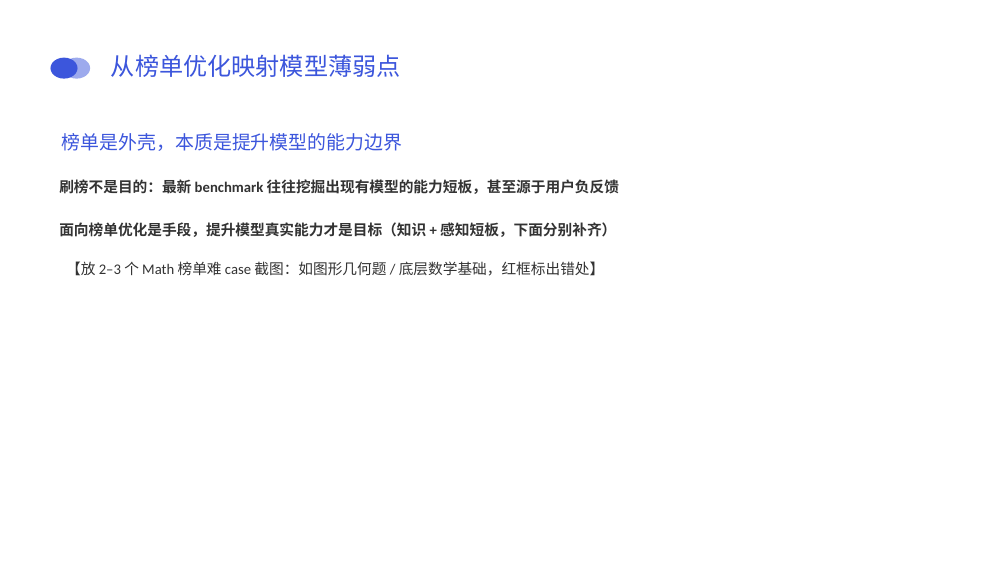
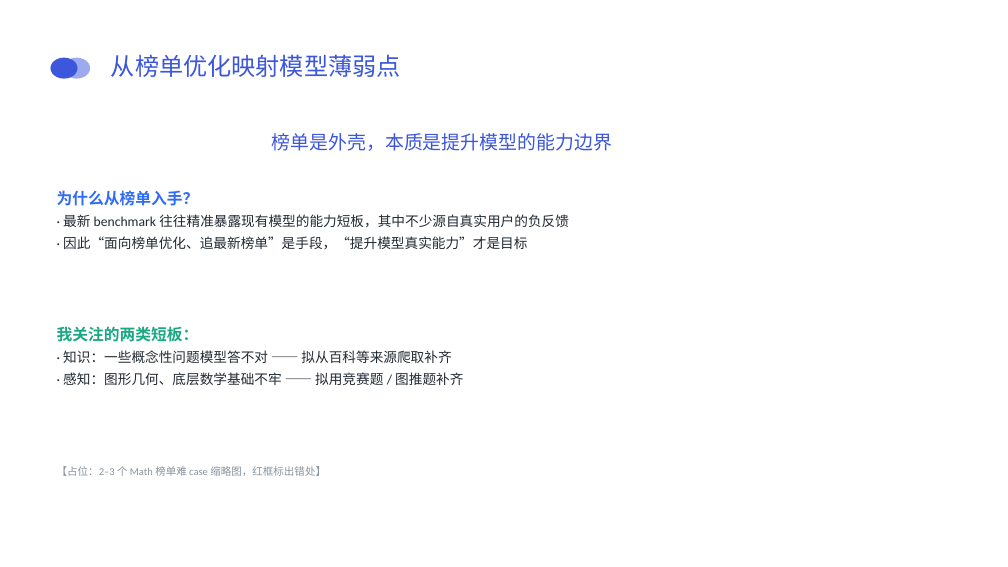
Before and after one commit to cocoastar/Anything, a slide deck: slide 5 of 答辩.pptx. Drawn at 1008x567 pixels with LibreOffice and Linux fonts; fonts in the diff are those of the drawing; background and template pictures are left out. Boxes give left, top, right and bottom in pixels: in the first picture for what was removed or moved away, otherwise in the second. Text is boxed around its words. In the diff, an @@ line names an element or a change of style, - is before the commit and + after.

```diff
--- a/答辩.pptx
+++ b/答辩.pptx
@@ text "榜单是外壳，本质是提升模型的能力边界" moved from (x1=62, y1=133, x2=402, y2=151) to (x1=272, y1=133, x2=612, y2=151) @@
@@ text removed at (x1=59, y1=179, x2=619, y2=194) @@
-刷榜不是目的：最新 benchmark 往往挖掘出现有模型的能力短板，甚至源于用户负反馈
@@ text added at (x1=57, y1=190, x2=569, y2=249), 26 pt, text #222A33 @@
+为什么从榜单入手？
+· 最新 benchmark 往往精准暴露现有模型的能力短板，其中不少源自真实用户的负反馈
+· 因此“面向榜单优化、追最新榜单”是手段，“提升模型真实能力”才是目标
@@ text removed at (x1=59, y1=222, x2=616, y2=237) @@
-面向榜单优化是手段，提升模型真实能力才是目标（知识 + 感知短板，下面分别补齐）
@@ text added at (x1=57, y1=326, x2=463, y2=385), 26 pt, text #222A33 @@
+我关注的两类短板：
+· 知识：一些概念性问题模型答不对 —— 拟从百科等来源爬取补齐
+· 感知：图形几何、底层数学基础不牢 —— 拟用竞赛题 / 图推题补齐
@@ text at (x1=57, y1=466, x2=326, y2=476): text changed; size 28 to 20 pt; text colour #333333 to #8A939E @@
-【放 2–3 个 Math 榜单难 case 截图：如图形几何题 / 底层数学基础，红框标出错处】
+【占位：2–3 个 Math 榜单难 case 缩略图，红框标出错处】
@@ text "【占位：2–3 个 Math 榜单难 case ..." at (x1=57, y1=466, x2=326, y2=476): vertical alignment middle to top @@
```
Also in this commit, not shown: 11 other slides changed.
